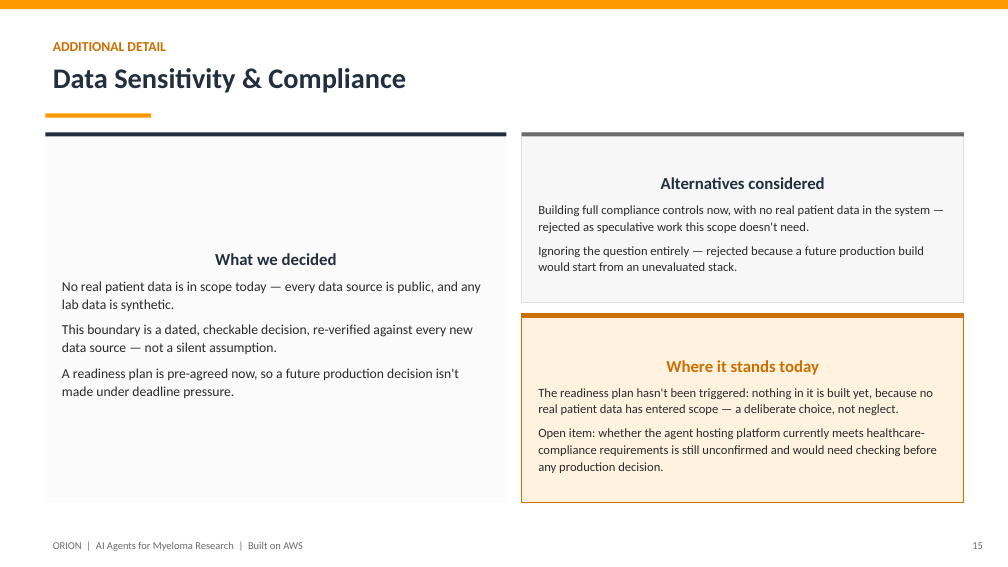
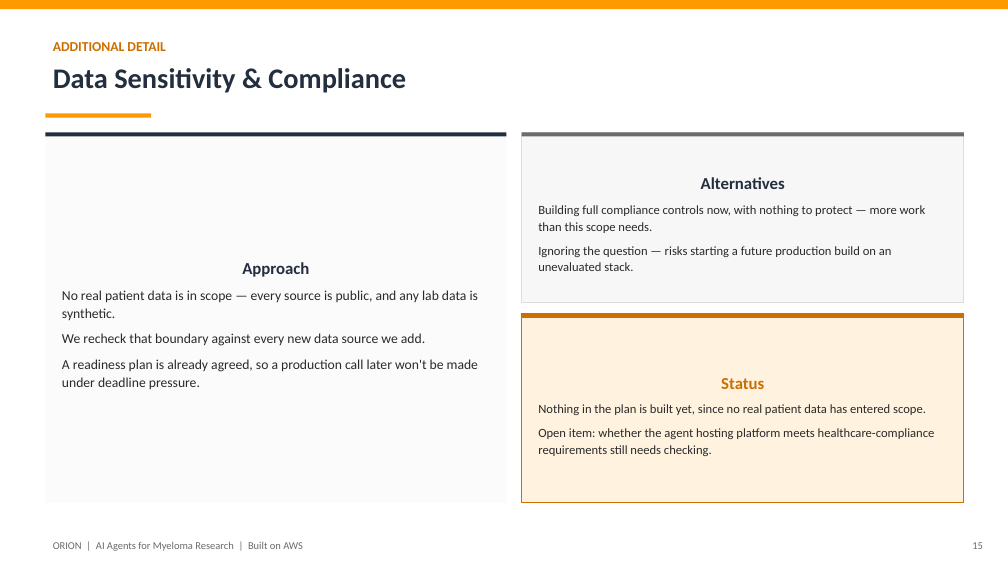
Before and after one commit to lhnminh/MMRF-KnowledgeGraph, a slide deck: slide 15 of ORION_Hackathon_Pitch.pptx. Drawn at 1008x567 pixels with LibreOffice and Linux fonts; fonts in the diff are those of the drawing. Boxes give left, top, right and bottom in pixels: in the first picture for what was removed or moved away, otherwise in the second. Text is boxed around its words. In the diff, an @@ line names an element or a change of style, - is before the commit and + after.

```diff
--- a/ORION_Hackathon_Pitch.pptx
+++ b/ORION_Hackathon_Pitch.pptx
@@ text in rectangle at <box>538,177,926,271</box>: text changed @@
-Alternatives considered
-Building full compliance controls now, with no real patient data in the system — rejected as speculative work this scope doesn't need.
-Ignoring the question entirely — rejected because a future production build would start from an unevaluated stack.
+Alternatives
+Building full compliance controls now, with nothing to protect — more work than this scope needs.
+Ignoring the question — risks starting a future production build on an unevaluated stack.
@@ text at <box>62,262,478,389</box>: text changed @@
-What we decided
-No real patient data is in scope today — every data source is public, and any lab data is synthetic.
-This boundary is a dated, checkable decision, re-verified against every new data source — not a silent assumption.
-A readiness plan is pre-agreed now, so a future production decision isn't made under deadline pressure.
+Approach
+No real patient data is in scope — every source is public, and any lab data is synthetic.
+We recheck that boundary against every new data source we add.
+A readiness plan is already agreed, so a production call later won't be made under deadline pressure.
@@ text in rectangle at <box>538,378,935,456</box>: text changed @@
-Where it stands today
-The readiness plan hasn't been triggered: nothing in it is built yet, because no real patient data has entered scope — a deliberate choice, not neglect.
-Open item: whether the agent hosting platform currently meets healthcare-compliance requirements is still unconfirmed and would need checking before any production decision.
+Status
+Nothing in the plan is built yet, since no real patient data has entered scope.
+Open item: whether the agent hosting platform meets healthcare-compliance requirements still needs checking.
```
Also in this commit, not shown: 5 other slides changed.
